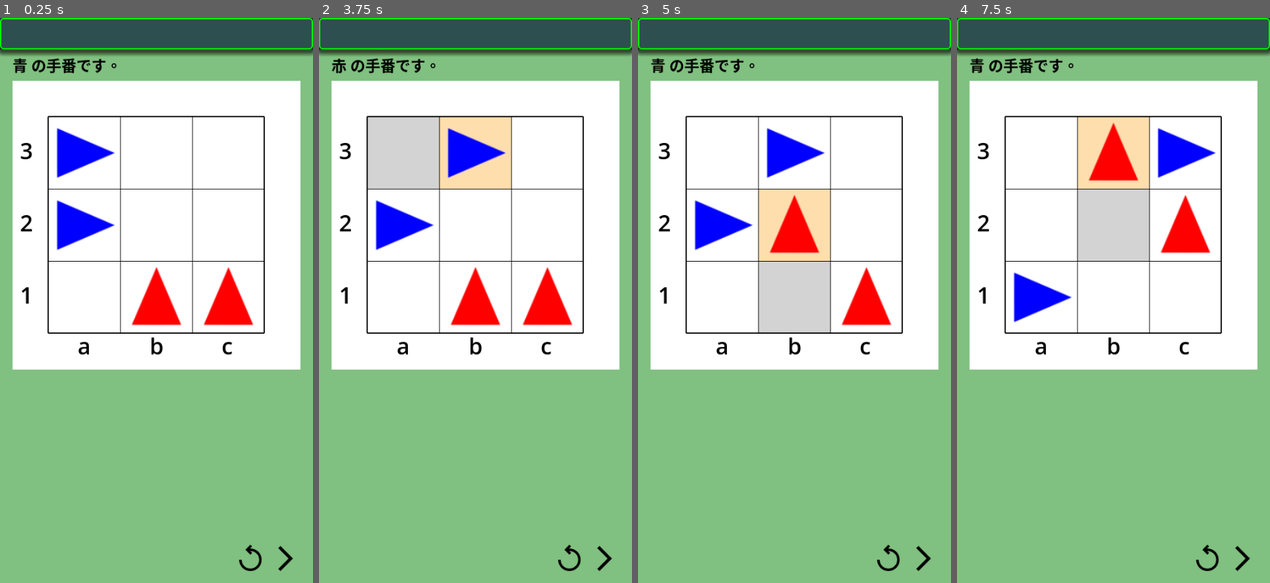
Above: before the commit, frames 1-4 (left to right).
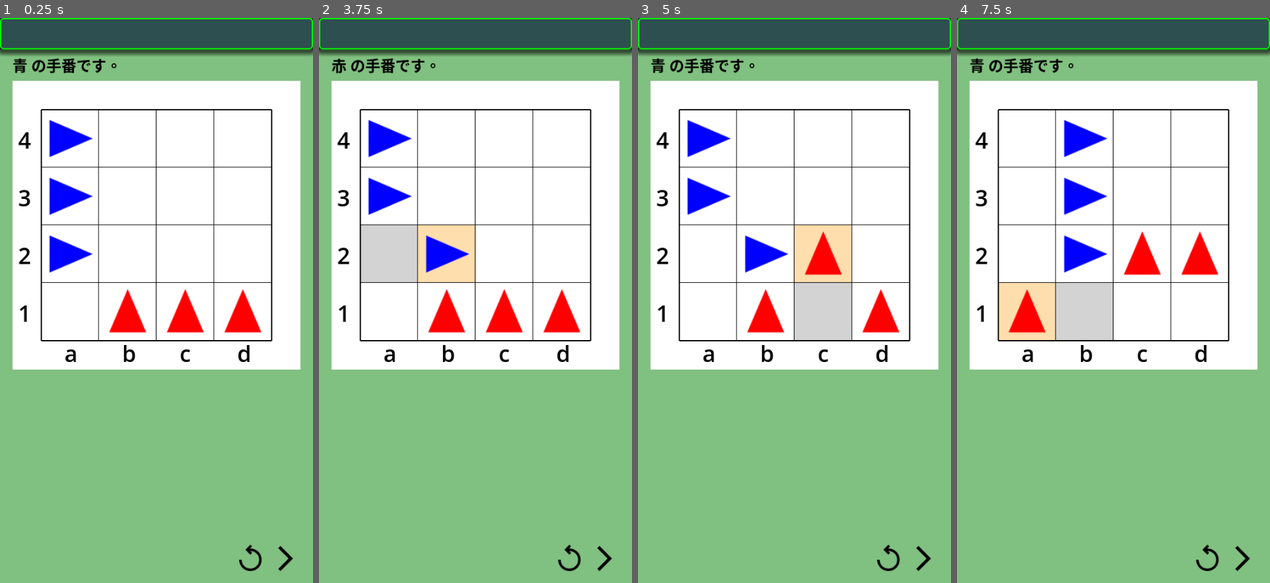
Above: after the commit, the same moments.

Repository: vivisuke/DodgemGame
Game: Godot game, scene res://main.tscn
Same seed, same stepped clock (60 frames per second), same inputs: the game is played once before the commit and once after it.
Inputs (mouse positions are in pixels of both pictures, inside the frame that each line leads up to):
- Up to frame 1 (0.25 s): no input
- Up to frame 2 (3.75 s): click (603, 560) at 0.5 s; click (569, 560) at 1.25 s; click (569, 560) at 2 s; click (569, 560) at 2.75 s; click (603, 560) at 3.5 s
- Up to frame 3 (5 s): click (922, 560) at 4.25 s
- Up to frame 4 (7.5 s): tap Enter at 5, 6.5 s; tap Space at 5.75, 7.25 s

The runs differ from the first frame. In frame 1, 9.1% of the frame differs, in the area x 5-88%, y 16-61%; in frame 2, 16%; in frame 3, 13%; in frame 4, 16%.

Commit message:
0049 ◎ C 01/16 01/16 0.001│問題│青番：モンテカルロ法に変えると、着手が不正になる

Diff:
--- a/dodgemgame/scripts/Board.gd
+++ b/dodgemgame/scripts/Board.gd
@@ -1,7 +1,7 @@
 class_name Board
 extends Node
 
-const BD_SIZE = 3
+const BD_SIZE = 4
 const EMPTY = 0
 const RED_CAR  =  1
 const BLUE_CAR = -1
@@ -193,6 +193,18 @@
 			if r > mxr:
 				mxr = r
 				best = mv
+	else:
+		var mxr = 2.0
+		for mv in m_moves:
+			var bd = Board.new()
+			bd.copy_from(self)
+			if bd.do_move(mv) && bd.m_n_blue == 0:
+				return mv		# すべてゴールした場合
+			var r = bd.estimate_win_rate(100, true)
+			print(move_to_str(mv), ": ", r)
+			if r < mxr:
+				mxr = r
+				best = mv
 	return best
 func _ready():
 	pass # Replace with function body.
--- a/dodgemgame/scripts/main.gd
+++ b/dodgemgame/scripts/main.gd
@@ -54,7 +54,8 @@
 			$MessLabel.text = "青 の勝ちです。"
 			return
 		#mv = bd.m_moves[randi()%bd.m_moves.size()]
-		mv = bd.sel_move()
+		#mv = bd.sel_move()
+		mv = bd.sel_move_mc(false)
 	else:
 		#var r = bd.play_out(true)
 		#var r = bd.estimate_win_rate(100, true)
Not shown, changed: DodgemGame.spr
